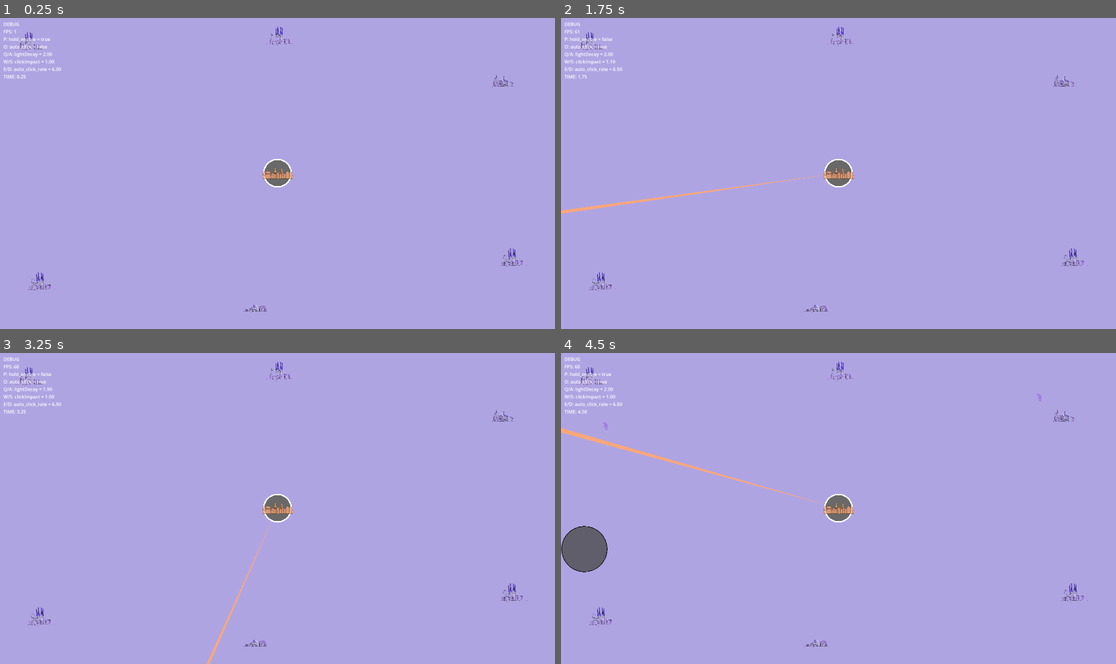
Above: before the commit, frames 1-4 (two rows, left to right).
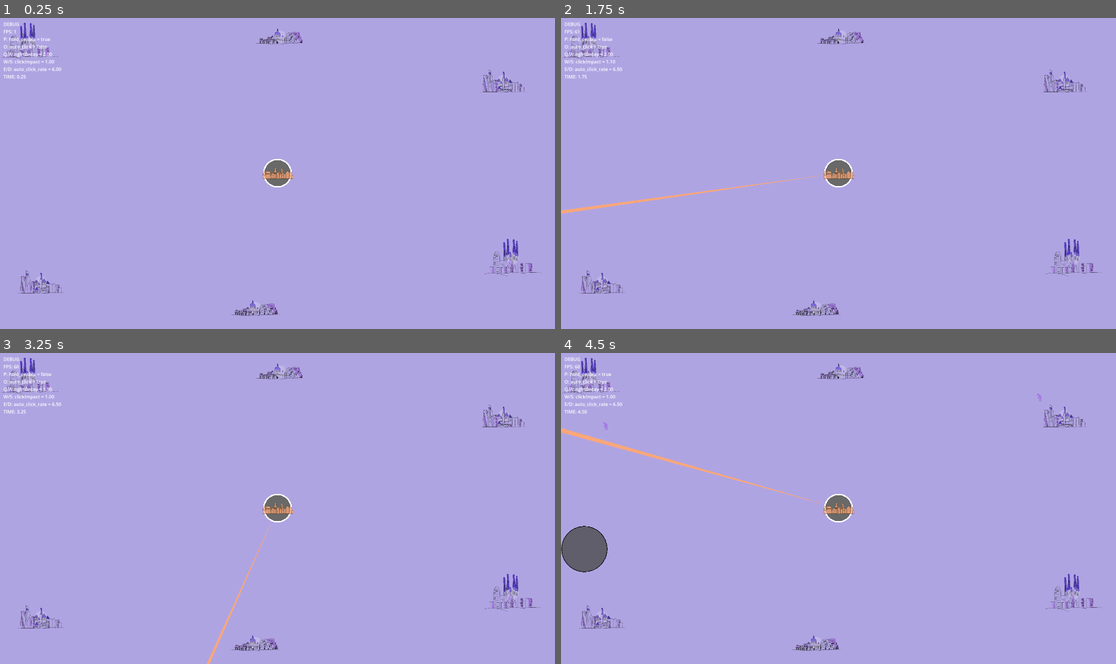
Above: after the commit, the same moments.

Repository: amirblum/OrHaolam-JLM2025
Game: Godot game, scene res://scenes/main/Main.tscn
Two runs of this game, one before a commit and one after it. Both use one fixed random seed, a clock stepped at 60 frames per second and the inputs below.
Inputs (mouse positions are in pixels of both pictures, inside the frame that each line leads up to):
- Up to frame 1 (0.25 s): no input
- Up to frame 2 (1.75 s): tap Enter at 0.5 s; move the mouse to (960, 157) at 0.52 s; hold D 0.53-1.28 s; tap P at 0.6 s; click (960, 157) at 0.67 s; tap Space at 0.77, 1.25, 1.52 s; move the mouse to (727, 189) at 1.27 s; hold S from 1.28 s (still down); tap O at 1.35 s
- Up to frame 3 (3.25 s): move the mouse to (333, 440) at 2.02 s; release S at 2.03 s; hold D 2.03-2.78 s; tap Q at 2.1 s; tap Enter at 2.75 s; move the mouse to (249, 570) at 2.77 s; hold W from 2.78 s (still down); tap E at 2.85 s; click (249, 570) at 2.92 s; tap Space at 3.02 s
- Up to frame 4 (4.5 s): move the mouse to (1005, 555) at 3.52 s; release W at 3.53 s; hold A from 3.53 s (still down); tap T at 3.6 s; tap Space at 3.77, 4.25 s; move the mouse to (672, 461) at 4.27 s; tap P at 4.35 s

The runs differ from the first frame. In frame 1, 1.3% of the frame differs, in the area x 0-98%, y 1-96%; in frame 2, 1.3%; in frame 3, 1.3%; in frame 4, 1.3%.

Commit message:
Changed which cities have which art

Diff:
--- a/scenes/city/City.tscn
+++ b/scenes/city/City.tscn
@@ -5,7 +5,7 @@
 [ext_resource type="Texture2D" uid="uid://urq03if3x0uq" path="res://assets/finals/barcelona_light.png" id="3_joggv"]
 
 [node name="City" type="Sprite2D"]
-scale = Vector2(0.204, 0.204)
+scale = Vector2(0.408, 0.408)
 texture = ExtResource("1_ny2ux")
 script = ExtResource("1_city")
 dark_texture = ExtResource("1_ny2ux")
--- a/scenes/main/Main.tscn
+++ b/scenes/main/Main.tscn
@@ -40,6 +40,9 @@
 
 [node name="City5" parent="Cities" instance=ExtResource("3_city")]
 position = Vector2(970.0001, 65.999985)
+texture = ExtResource("8_p5fgu")
+dark_texture = ExtResource("8_p5fgu")
+light_texture = ExtResource("9_2tpxt")
 spawn_rate = 35.0
 spawn_variance = 6.0
 max_spawn_radius = 150.0
@@ -74,6 +77,9 @@
 
 [node name="City4" parent="Cities" instance=ExtResource("3_city")]
 position = Vector2(142, 917)
+texture = ExtResource("6_3km4f")
+dark_texture = ExtResource("6_3km4f")
+light_texture = ExtResource("7_qkm1d")
 spawn_rate = 22.0
 spawn_variance = 6.0
 max_spawn_radius = 150.0
Not shown: 2 places in scenes/main/Main.tscn that only renumber resources
